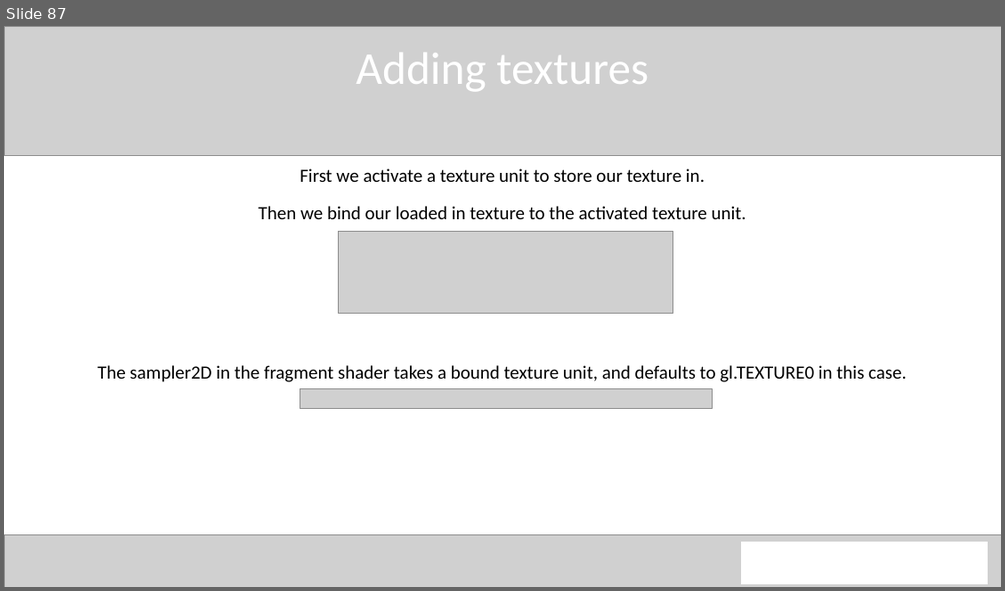
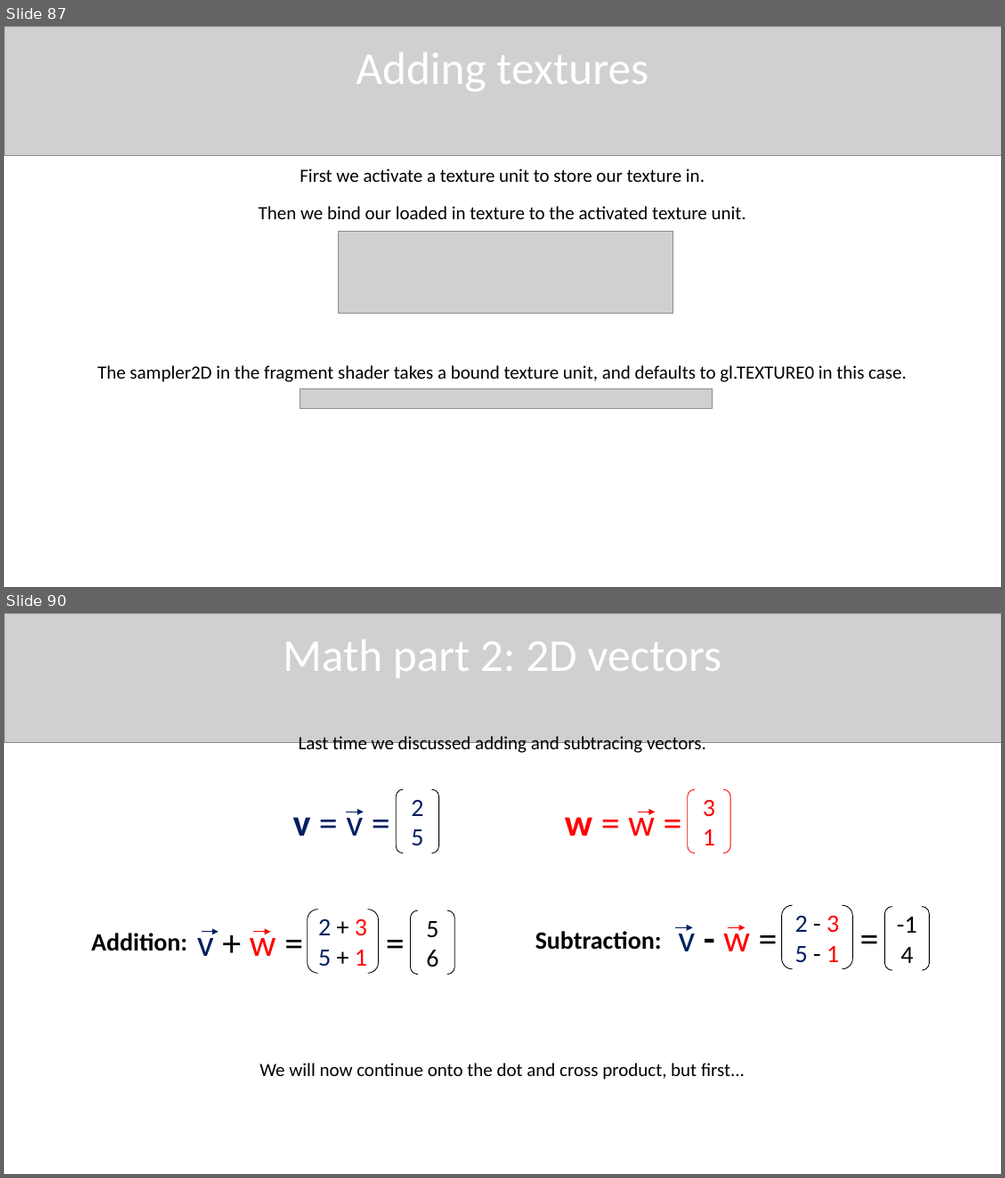
Before and after one commit to QuincyJacobs/WebGLTutorial, a slide deck: Presentation/Presentation WebGL.pptx. Shown one above the other, each under a label of ours: slide 87 before the commit, slides 87 and 90 after it; the slides between them are not shown. The pictures are 1005x591 and 1005x1178 pixels, drawn with LibreOffice and Linux fonts; fonts in the diff are those of the drawing; grey boxes stand for pictures. Boxes give left, top, right and bottom in pixels: in the first picture for what was removed or moved away, otherwise in the second. Text is boxed around its words. In the diff, an @@ line names an element or a change of style, - is before the commit and + after.

Commit message:
Small presentation update

```diff
--- a/Presentation/Presentation WebGL.pptx
+++ b/Presentation/Presentation WebGL.pptx
@@ slide 90 added at box(4, 613, 1001, 1174), background #FFFFFF @@
@@ picture added at box(4, 613, 1001, 743) @@
@@ text added at box(283, 640, 721, 678), 44 pt, text #FFFFFF @@
+Math part 2: 2D vectors
@@ text added at box(299, 736, 706, 755), 18 pt, text #000000 @@
+Last time we discussed adding and subtracing vectors.
@@ bracket pair added at box(396, 789, 439, 853), outline #000000 0.75 pt, 24 pt, text #002060 @@
+2
+5
@@ bracket pair added at box(688, 789, 731, 853), outline #FF0000 0.75 pt, 24 pt, text #FF0000 @@
+3
+1
@@ text added at box(293, 809, 363, 835), 36 pt, text #002060 @@
+v = v =
@@ arrow added from (347, 811) to (364, 811), #002060 0.75 pt @@
@@ text added at box(565, 809, 655, 835), 36 pt, text #FF0000 @@
+w = w =
@@ arrow added from (638, 811) to (655, 811), #FF0000 0.75 pt @@
@@ bracket pair added at box(782, 906, 853, 969), outline #000000 0.75 pt, 24 pt, text #002060 @@
+2 - 3
+5 - 1
@@ bracket pair added at box(885, 906, 930, 970), outline #000000 0.75 pt, 24 pt, text #000000 @@
+-1
+4
@@ text added at box(91, 933, 187, 951), 24 pt, text #000000, bold @@
+Addition:
@@ text added at box(197, 928, 276, 956), 36 pt, text #000000 @@
+v + w =
@@ arrow added from (202, 932) to (218, 932), #002060 0.75 pt @@
@@ arrow added from (254, 932) to (271, 932), #FF0000 0.75 pt @@
@@ bracket pair added at box(307, 909, 379, 973), outline #000000 0.75 pt, 24 pt, text #002060 @@
+2 + 3
+5 + 1
@@ text added at box(379, 915, 411, 968), 36 pt, text #000000 @@
+=
@@ bracket pair added at box(410, 910, 454, 974), outline #000000 0.75 pt, 24 pt, text #000000 @@
+5
+6
@@ text added at box(535, 931, 662, 949), 24 pt, text #000000, bold @@
+Subtraction:
@@ arrow added from (676, 928) to (693, 928), #002060 0.75 pt @@
@@ text added at box(678, 925, 750, 951), 36 pt, text #000000 @@
+v - w =
@@ arrow added from (728, 928) to (745, 928), #FF0000 0.75 pt @@
@@ text added at box(853, 911, 885, 965), 36 pt, text #000000 @@
+=
@@ text added at box(259, 1062, 744, 1079), 18 pt, text #000000 @@
+We will now continue onto the dot and cross product, but first...
@@ slide 87 changed as well @@
@@ picture removed at box(4, 534, 1001, 587) @@
@@ rectangle removed at box(741, 543, 987, 584) @@
```
Also in this commit, not shown: 86 other slides changed, 2 other slides added, 1 other file.
